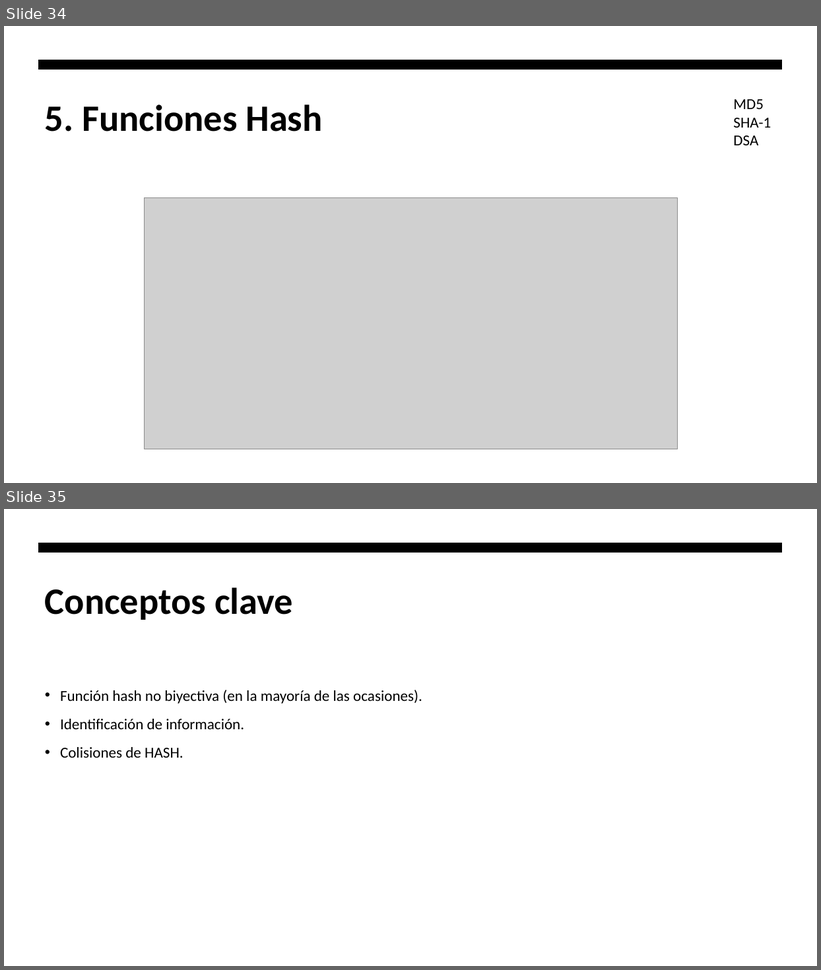
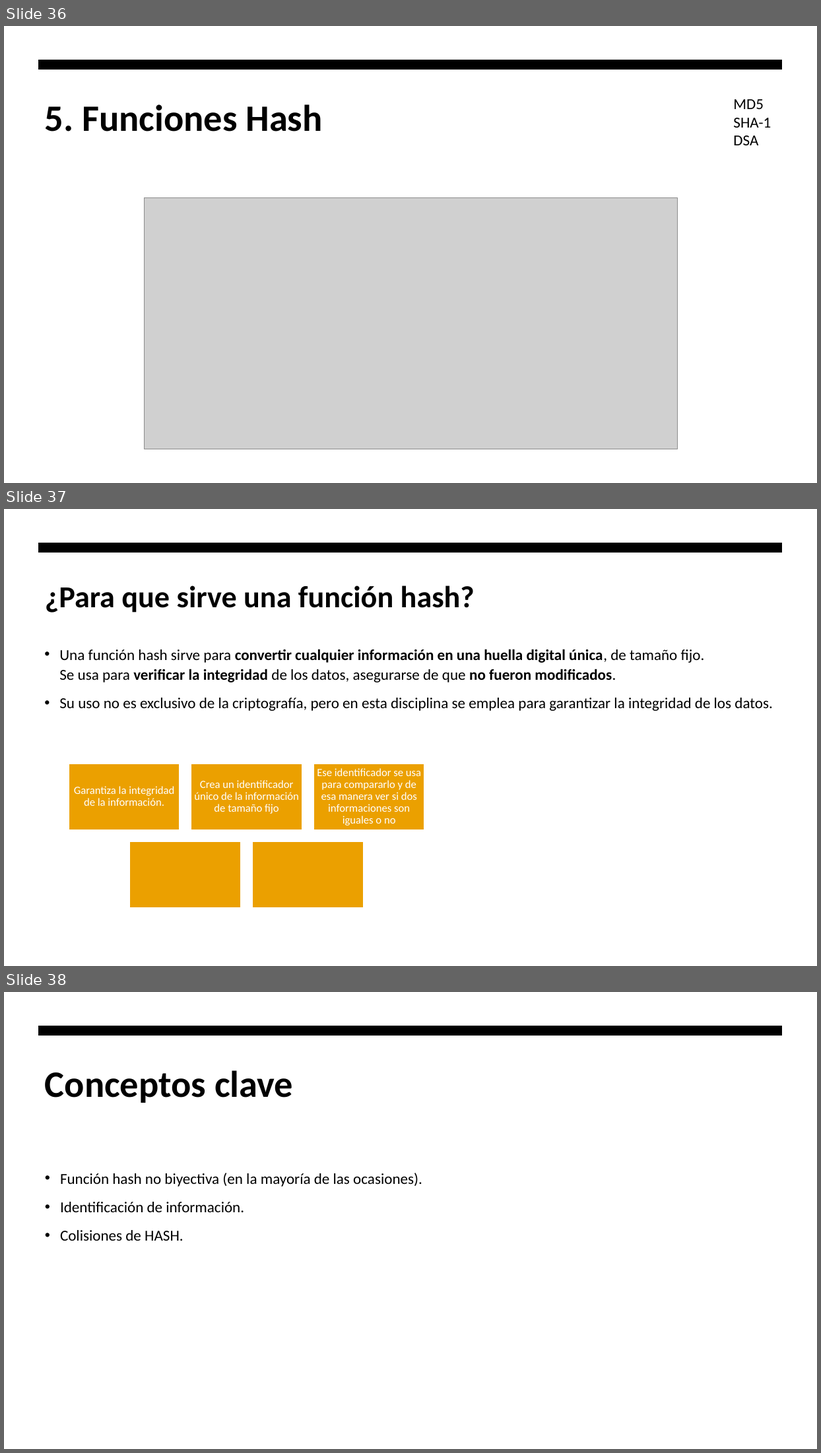
Before and after one commit to hombrefrustrado/criptografia-presentaci-n, a slide deck: criptografía teorica.pptx. Shown one above the other, each under a label of ours: slides 34 and 35 before the commit, slides 36, 37 and 38 after it. The pictures are 821x970 and 821x1453 pixels, drawn with LibreOffice and Linux fonts; fonts in the diff are those of the drawing; grey boxes stand for pictures. Boxes give left, top, right and bottom in pixels: in the first picture for what was removed or moved away, otherwise in the second. Text is boxed around its words. In the diff, an @@ line names an element or a change of style, - is before the commit and + after.

```diff
--- a/criptografía teorica.pptx
+++ b/criptografía teorica.pptx
@@ slide 37 added at [4, 509, 817, 966], background #FFFFFF; not listed: 1 template element that a slide beside it also shows @@
@@ title added at [45, 586, 475, 613], 36 pt, text #000000, bold @@
+¿Para que sirve una función hash?
@@ text added at [59, 649, 772, 711], 18 pt, text #000000 @@
+• Una función hash sirve para convertir cualquier información en una huella digital única, de tamaño fijo.
+  Se usa para verificar la integridad de los datos, asegurarse de que no fueron modificados.
+• Su uso no es exclusivo de la criptografía, pero en esta disciplina se emplea para garantizar la integridad de los datos.
@@ group added at [69, 763, 425, 908]: 5 rectangles, 3 texts @@
+Garantiza la integridad de la información.
+Crea un identificador único de la información de tamaño fijo
+Ese identificador se usa para compararlo y de esa manera ver si dos informaciones son iguales o no
@@ what was slide 34 is now slide 36 @@
@@ what was slide 35 is now slide 38 @@
```
Also in this commit, not shown: 3 slides changed, 3 other slides added, 1 slide removed, 5 other files.
